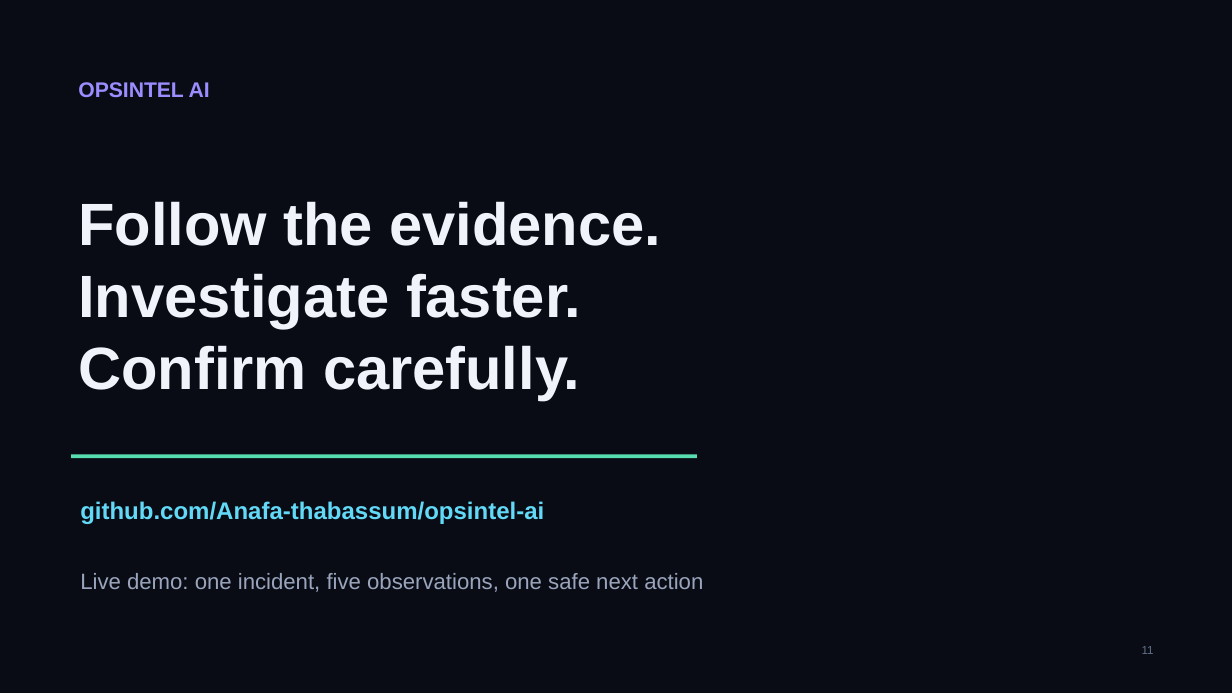
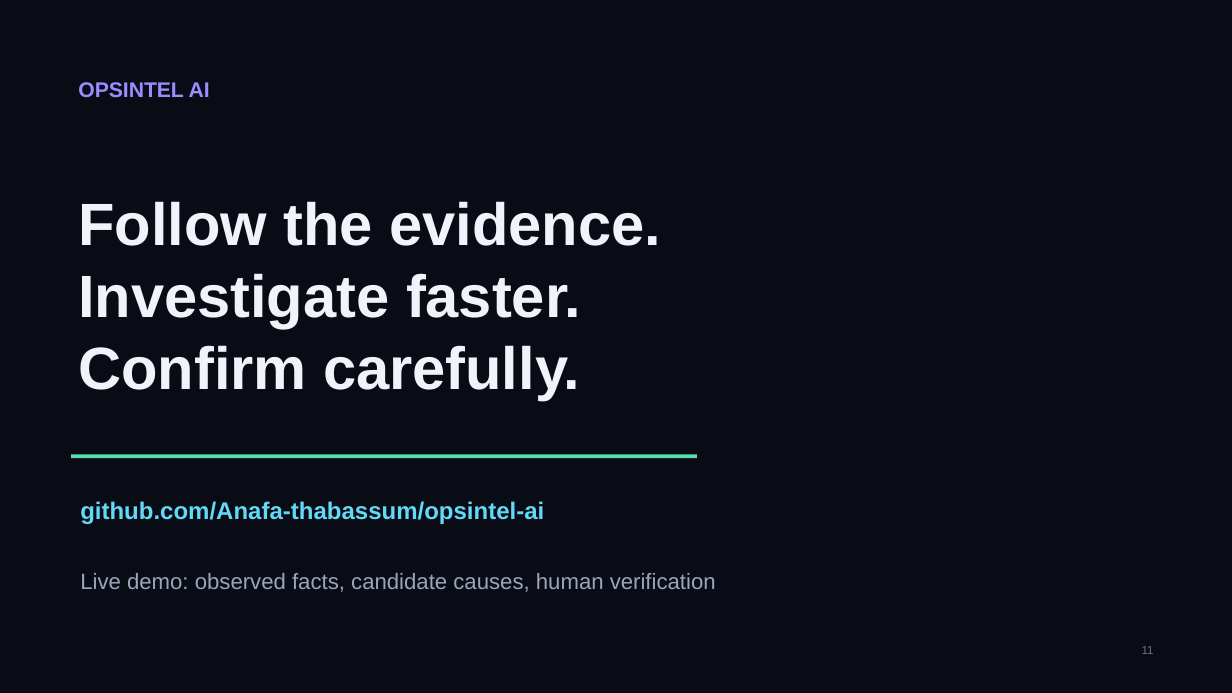
Before and after one commit to Anafa-thabassum/opsintel-ai, a slide deck: slide 11 of submission/opsintel-ai-pitch-deck.pptx. Drawn at 1232x693 pixels with LibreOffice and Linux fonts; fonts in the diff are those of the drawing. Boxes give left, top, right and bottom in pixels: in the first picture for what was removed or moved away, otherwise in the second. Text is boxed around its words. In the diff, an @@ line names an element or a change of style, - is before the commit and + after.

```diff
--- a/submission/opsintel-ai-pitch-deck.pptx
+++ b/submission/opsintel-ai-pitch-deck.pptx
@@ text at (x1=80, y1=573, x2=716, y2=592): text changed @@
-Live demo: one incident, five observations, one safe next action
+Live demo: observed facts, candidate causes, human verification
```
Also in this commit, not shown: 7 other slides changed, 25 other files.
